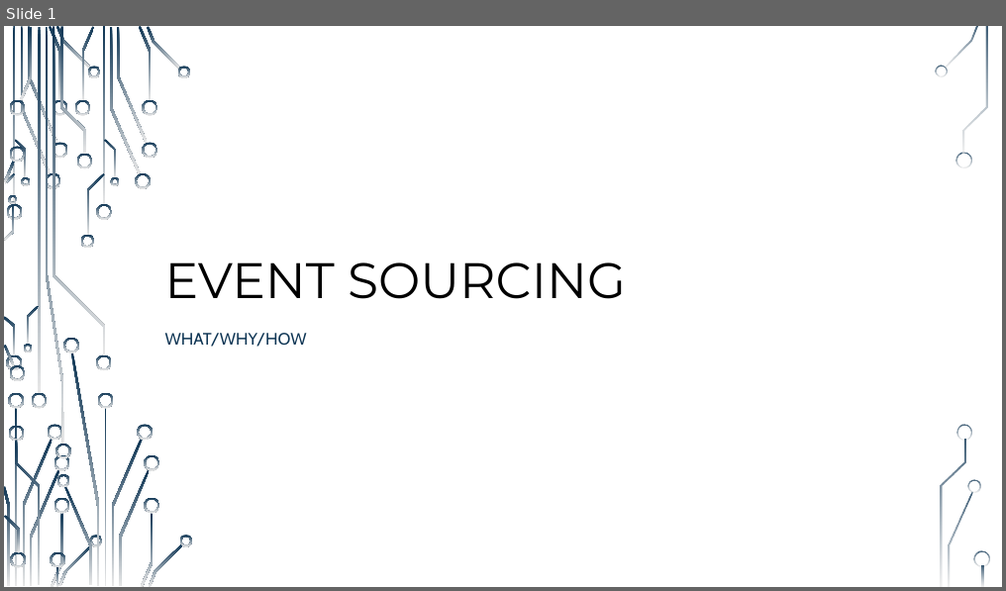
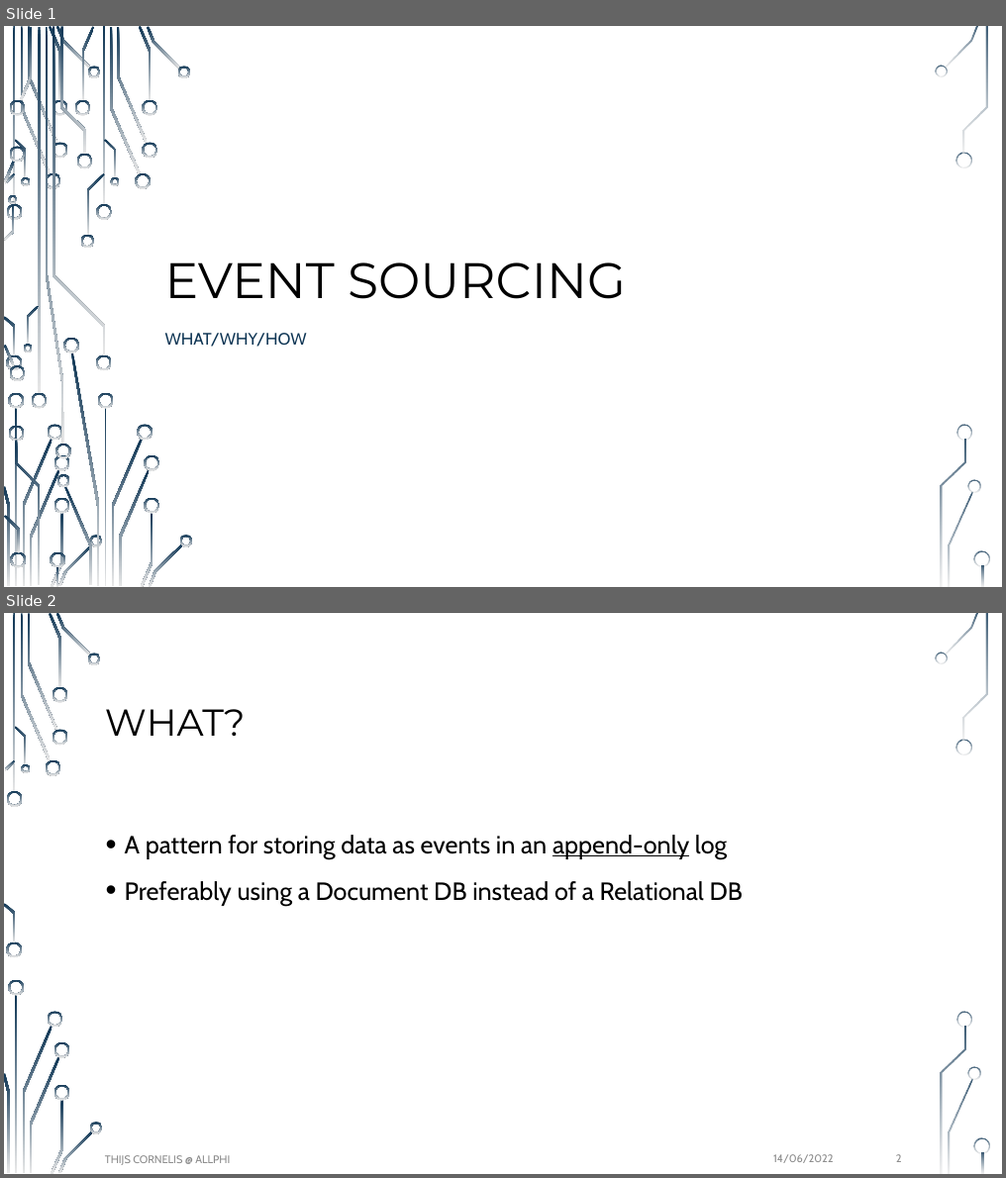
Before and after one commit to thijscornelis/es-lightning-talk, a slide deck: docs/es-lightnig-talk.pptx. Shown one above the other, each under a label of ours: slide 1 before the commit, slides 1 and 2 after it. The pictures are 1006x591 and 1006x1178 pixels, drawn with LibreOffice and Linux fonts; fonts in the diff are those of the drawing; background and template pictures are left out. Boxes give left, top, right and bottom in pixels: in the first picture for what was removed or moved away, otherwise in the second. Text is boxed around its words. In the diff, an @@ line names an element or a change of style, - is before the commit and + after.

```diff
--- a/docs/es-lightnig-talk.pptx
+++ b/docs/es-lightnig-talk.pptx
@@ slide 2 added at (x1=4, y1=613, x2=1002, y2=1174), background #FFFFFF; not listed: 36 template elements that a slide beside it also shows @@
@@ title added at (x1=105, y1=709, x2=246, y2=736), 36 pt, text #000000 @@
+WHAT?
@@ text added at (x1=125, y1=835, x2=743, y2=906), 24 pt, text #000000 @@
+• A pattern for storing data as events in an append-only log
+• Preferably using a Document DB instead of a Relational DB
@@ text added at (x1=105, y1=1156, x2=230, y2=1165), 10.5 pt, text #8C8C8C @@
+THIJS CORNELIS @ ALLPHI
@@ text added at (x1=773, y1=1155, x2=834, y2=1163), 10.5 pt, text #8C8C8C @@
+14/06/2022
@@ page number added at (x1=896, y1=1155, x2=902, y2=1162), 10.5 pt, text #8C8C8C @@
+2
```
Also in this commit, not shown: 7 slides changed, 8 other slides added, 10 other files.
